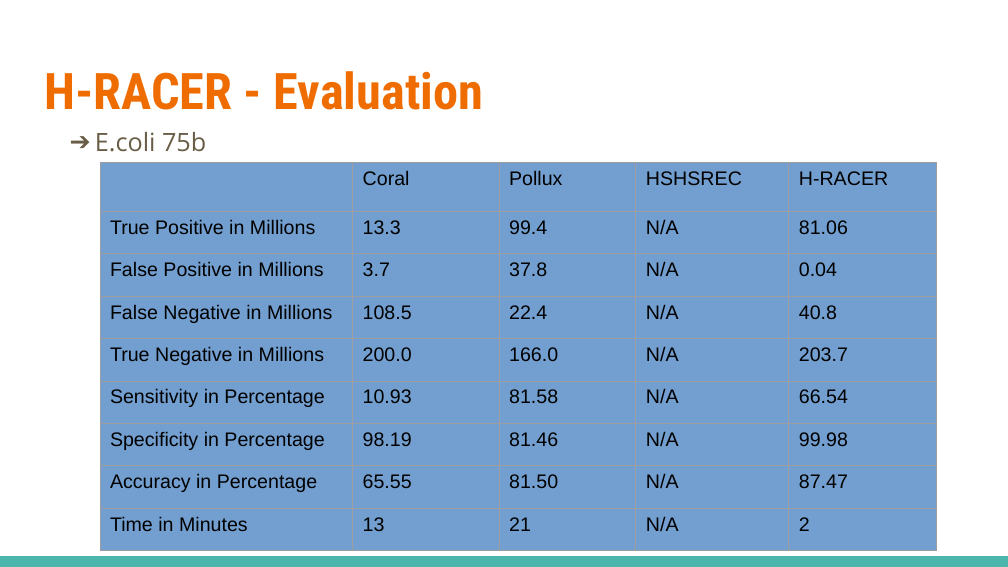
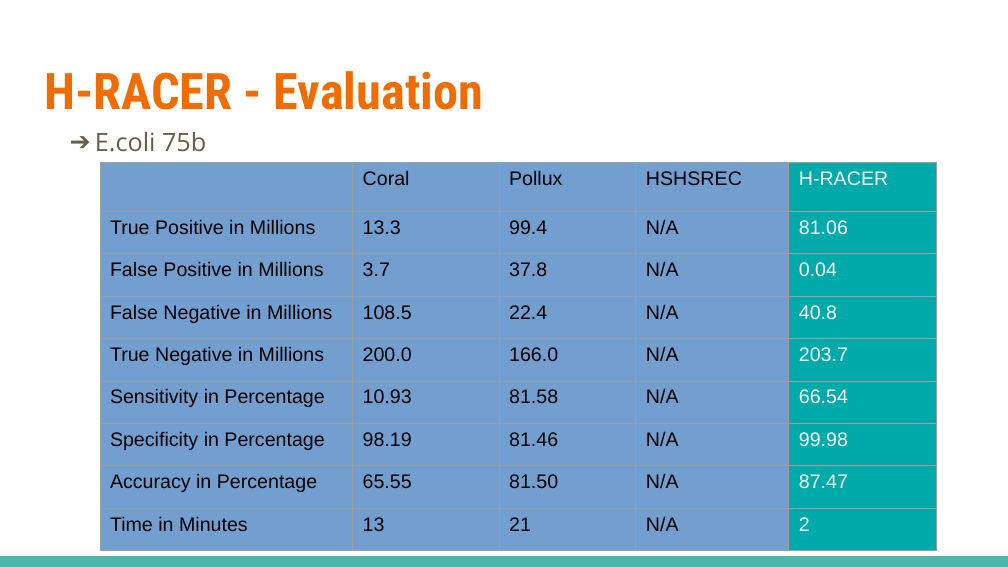
Before and after one commit to salmagomaa/masters-seminar, a slide deck: slide 99 of Presentation/DNA_Seq_Error_Corr_Alg.odp (slide 84 before the commit). Drawn at 1008x567 pixels with LibreOffice and Linux fonts; fonts in the diff are those of the drawing. Boxes give left, top, right and bottom in pixels: in the first picture for what was removed or moved away, otherwise in the second. Text is boxed around its words. In the diff, an @@ line names an element or a change of style, - is before the commit and + after.

```diff
--- a/Presentation/DNA_Seq_Error_Corr_Alg.odp
+++ b/Presentation/DNA_Seq_Error_Corr_Alg.odp
@@ table at (x1=100, y1=162, x2=937, y2=550) @@
@@ fill #729FCF to #00AAAA in 9 cells @@
@@ text colour #000000 to #F3F3F3 in "H-RACER", "81.06", "0.04", "40.8" and 5 more places @@
```
Also in this commit, not shown: 21 other slides changed, 17 slides added, 27 other files.
